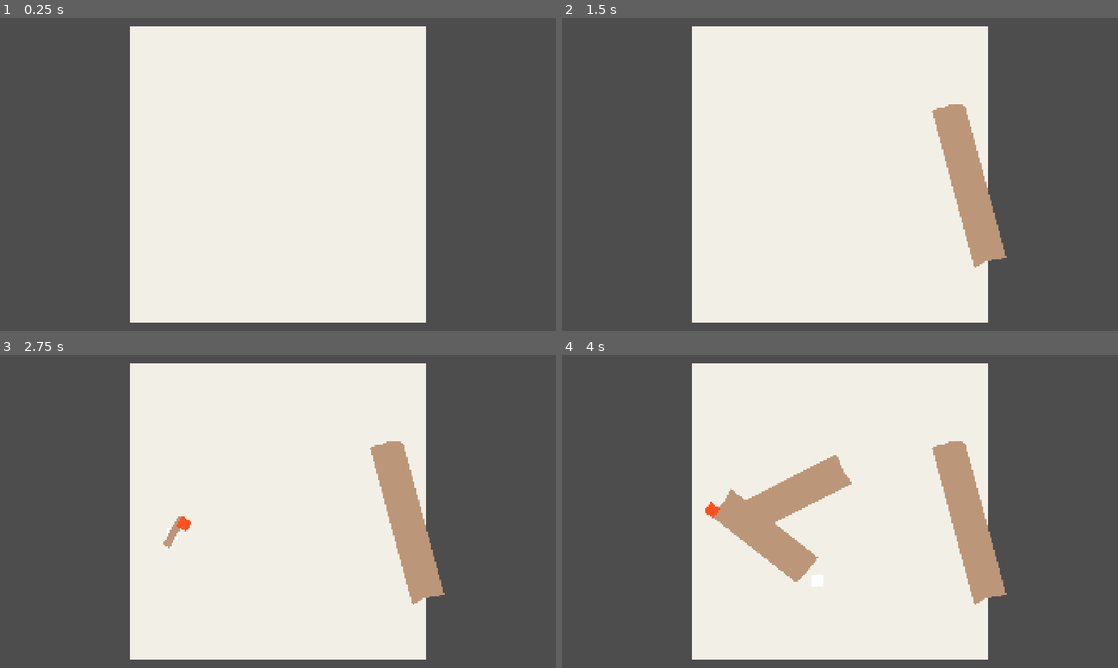
Above: before the commit, frames 1-4 (two rows, left to right).
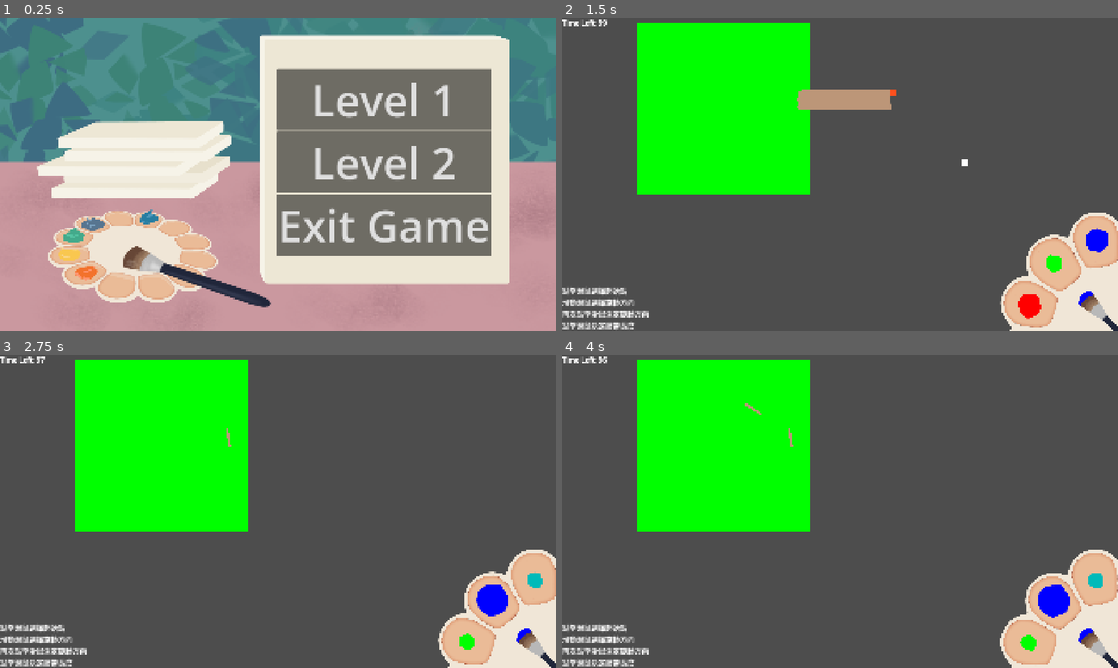
Above: after the commit, the same moments.

Repository: peterho2022/GGJ26TeamG
Game: Godot game, scene res://Scenes/MenuScene.tscn
Two runs of this game, one before a commit and one after it. Both use one fixed random seed, a clock stepped at 60 frames per second and the inputs below. Before the commit the project starts from res://MuryanTest/main.tscn. The engine's default icon, where the game draws it, is replaced by a stand-in: a white triangle on a blue panel in a dark square.
Inputs (mouse positions are in pixels of both pictures, inside the frame that each line leads up to):
- Up to frame 1 (0.25 s): no input
- Up to frame 2 (1.5 s): click (945, 99) at 0.5 s, where only the run after the commit has a clickable "Level 1"; tap Enter (commit_color) at 1.25 s; move the mouse to (962, 158) at 1.27 s; hold Enter (commit_color) from 1.28 s (still down); click (962, 158) at 1.42 s
- Up to frame 3 (2.75 s): tap Space (ui_select) at 1.52 s; release Enter (commit_color) at 2 s; drag from (166, 527) to (250, 574) at 2.02 s
- Up to frame 4 (4 s): move the mouse to (895, 442) at 2.77 s; tap T at 2.85 s; click (895, 442) at 2.92 s; drag from (812, 574) to (673, 464) at 3.52 s

The runs differ from the first frame. In frame 1, 86% of the frame differs, in the area x 0-100%, y 0-100%; in frame 2, 64%; in frame 3, 64%; in frame 4, 64%.

Commit message:
feat: Bridge basic gameflow

Diff:
--- a/Autoload/GameManager.gd
+++ b/Autoload/GameManager.gd
@@ -1,10 +1,13 @@
 extends Node
 
-
 var level_list: Array[String] = [
-	"res://Scenes/TestLevel1.tscn",
+	"res://Scenes/GameScene.tscn",
 	"res://Scenes/TestLevel2.tscn",
 ]
+
+signal on_tape_start
+signal on_tape_end
+signal on_commit_tape
 
 # 固定場景的路徑 (先填好你的選單和結局路徑)
 var menu_scene_path: String = "res://Scenes/MenuScene.tscn"
@@ -84,3 +87,12 @@
 		return "C"
 	else:
 		return "D"
+
+func tape_start():
+	on_tape_start.emit()
+
+func tape_end(length):
+	total_tape_length += length
+
+func commit_tape():
+	on_commit_tape.emit()
--- a/MuryanTest/canvas.gd
+++ b/MuryanTest/canvas.gd
@@ -1,4 +1,6 @@
 extends Node2D
+
+class_name Canvas
 
 signal start_tape(mouse_global_position: Vector2)
 signal change_tape_length(length: float)
--- a/MuryanTest/decoration.gd
+++ b/MuryanTest/decoration.gd
@@ -5,23 +5,29 @@
 @export var canvas: Node2D
 var tape_is_finished: bool = false
 
+var last_length = 0
+
 func _ready() -> void:
 	canvas.start_tape.connect(func(pos:Vector2):
 		tape_manager.tape_height = canvas.tape_width_px
 		tape_manager.show_hand_start()
 		tape_manager.place_start_point(pos)
 		tape_is_finished = false
+		GameManager.tape_start()
 		)
 	canvas.change_tape_length.connect(func(length):
 		tape_manager.current_tape.size.x = length
+		last_length = length
 		)
 	canvas.end_tape.connect(func():
 		tape_is_finished = true
 		tape_manager.remove_hand_end()
 		tape_manager.hide_hand_start()
+		GameManager.tape_end(last_length)
 		)
 	canvas.commit_finished.connect(func():
 		tape_manager.clear_tape()
+		GameManager.commit_tape()
 		)
 func _process(delta: float) -> void:
 	if not tape_is_finished:
--- a/Scenes/CountdownTimer.gd
+++ b/Scenes/CountdownTimer.gd
@@ -1,4 +1,6 @@
 extends Control
+
+class_name CountdownTimer
 
 @export var prefix: String
 @export var duration_sec: float = 10.0   # 到期時間（秒）
--- a/Scenes/EndScene.tscn
+++ b/Scenes/EndScene.tscn
@@ -1,19 +1,29 @@
 [gd_scene format=3 uid="uid://brxg4a3asflvk"]
 
 [ext_resource type="Script" uid="uid://b0retoaklol8q" path="res://Scenes/end.gd" id="1_ryui2"]
-[ext_resource type="Texture2D" uid="uid://ttqb4fkqj4kg" path="res://Scenes/19358353_Cheese_Bread.jpg" id="2_fxskr"]
 
 [sub_resource type="LabelSettings" id="LabelSettings_fxskr"]
+font_size = 64
 
 [sub_resource type="LabelSettings" id="LabelSettings_ckv4c"]
+font_size = 64
 
-[node name="EndScene" type="Node2D" unique_id=982691231]
+[node name="EndScene" type="Control" unique_id=2141853151]
+layout_mode = 3
+anchors_preset = 15
+anchor_right = 1.0
+anchor_bottom = 1.0
+grow_horizontal = 2
+grow_vertical = 2
 script = ExtResource("1_ryui2")
 
 [node name="Background" type="TextureRect" parent="." unique_id=726113557]
-offset_right = 40.0
-offset_bottom = 40.0
-texture = ExtResource("2_fxskr")
+layout_mode = 1
+anchors_preset = 15
+anchor_right = 1.0
+anchor_bottom = 1.0
+grow_horizontal = 2
+grow_vertical = 2
 
 [node name="VBoxContainer" type="VBoxContainer" parent="Background" unique_id=1268711606]
 layout_mode = 1
@@ -29,11 +39,14 @@
 grow_vertical = 0
 
 [node name="Button" type="Button" parent="Background/VBoxContainer" unique_id=245033056]
+custom_minimum_size = Vector2(500, 150)
 layout_mode = 2
 size_flags_horizontal = 4
+theme_override_font_sizes/font_size = 64
 text = "Back to Menu"
 
 [node name="VBoxContainer2" type="VBoxContainer" parent="Background" unique_id=1408652955]
+custom_minimum_size = Vector2(500, 300)
 layout_mode = 1
 anchors_preset = 8
 anchor_left = 0.5
@@ -48,13 +61,17 @@
 grow_vertical = 2
 
 [node name="ScoreLabel" type="Label" parent="Background/VBoxContainer2" unique_id=1266733815]
+custom_minimum_size = Vector2(0, 100)
 layout_mode = 2
+theme_override_font_sizes/font_size = 0
 text = "0"
 label_settings = SubResource("LabelSettings_fxskr")
 horizontal_alignment = 1
 
 [node name="RankLabel" type="Label" parent="Background/VBoxContainer2" unique_id=772750292]
+custom_minimum_size = Vector2(0, 100)
 layout_mode = 2
+theme_override_font_sizes/font_size = 0
 text = "A"
 label_settings = SubResource("LabelSettings_ckv4c")
 horizontal_alignment = 1
--- a/Scenes/GameScene.tscn
+++ b/Scenes/GameScene.tscn
@@ -1,14 +1,19 @@
 [gd_scene format=3 uid="uid://cqne4fbxwj7s1"]
 
 [ext_resource type="PackedScene" uid="uid://usjhj47xc03v" path="res://Scenes/ColorPalette.tscn" id="1_3mbwn"]
-[ext_resource type="Script" uid="uid://ddqo6612a0gdx" path="res://Scenes/ColorPaletteTest.gd" id="1_lohlh"]
+[ext_resource type="Script" uid="uid://583fs8a7oadf" path="res://Scenes/GameSceneController.gd" id="1_kilg5"]
 [ext_resource type="PackedScene" uid="uid://yb7yjlml87ml" path="res://Scenes/HintText.tscn" id="2_jwv4s"]
 [ext_resource type="PackedScene" uid="uid://cr1xd40m6c63g" path="res://Scenes/CountdownTimer.tscn" id="3_lohlh"]
 [ext_resource type="PackedScene" uid="uid://blc1ihyn1ej04" path="res://Scenes/canvas_layer.tscn" id="4_jwv4s"]
 [ext_resource type="PackedScene" uid="uid://jid3ns4n5sbs" path="res://MuryanTest/main.tscn" id="6_kilg5"]
+[ext_resource type="PackedScene" uid="uid://brxg4a3asflvk" path="res://Scenes/EndScene.tscn" id="6_x6js8"]
 
-[node name="GameScene" type="Node2D" unique_id=512451013]
-script = ExtResource("1_lohlh")
+[node name="GameScene" type="Node2D" unique_id=512451013 node_paths=PackedStringArray("countdownTimer", "color_palette", "end_scene")]
+script = ExtResource("1_kilg5")
+colorLayers = Array[Color]([Color(1, 0, 0, 1), Color(0, 1, 0, 1), Color(0, 0, 1, 1), Color(3.3691526e-06, 0.73024744, 0.72408795, 1), Color(0.8457027, 0.0009647328, 0.90615726, 1)])
+countdownTimer = NodePath("CanvasLayer/CountdownTimer")
+color_palette = NodePath("CanvasLayer/ColorPalette")
+end_scene = NodePath("CanvasLayer/EndScene")
 
 [node name="CanvasLayer" parent="." unique_id=1475209388 instance=ExtResource("4_jwv4s")]
 
@@ -31,4 +36,8 @@
 
 [node name="CountdownTimer" parent="CanvasLayer" unique_id=307437381 instance=ExtResource("3_lohlh")]
 
+[node name="EndScene" parent="CanvasLayer" unique_id=2141853151 instance=ExtResource("6_x6js8")]
+visible = false
+
 [node name="Main" parent="." unique_id=1294165700 instance=ExtResource("6_kilg5")]
+scale = Vector2(0.58, 0.58)
--- /dev/null
+++ b/Scenes/GameSceneController.gd
@@ -0,0 +1,40 @@
+extends Node2D
+
+@export var totalTime : float = 99
+@export var colorLayers : Array[Color]
+
+@export var countdownTimer : CountdownTimer
+@export var color_palette : ColorPaletteController
+@export var end_scene : EndScene
+
+var canvas : Canvas
+var current_index = 0
+
+# Called when the node enters the scene tree for the first time.
+func _ready() -> void:
+	GameManager.on_tape_start.connect(_on_tape_start)
+	GameManager.on_tape_end.connect(_on_tape_end)
+	GameManager.on_commit_tape.connect(_on_commit_tape)
+
+	color_palette.setup(colorLayers)
+	countdownTimer.start(totalTime)
+
+	canvas = $Main/Canvas
+	canvas.current_color_array = colorLayers
+
+	current_index = 0
+
+func _on_tape_start():
+	pass
+
+func _on_tape_end():
+	pass
+
+func _on_commit_tape():
+	current_index += 1
+	if current_index < len(colorLayers):
+		color_palette.next_color()
+	else:
+		end_scene.visible = true
+		# GameManager._go_to_end_scene()
+	pass
--- a/Scenes/end.gd
+++ b/Scenes/end.gd
@@ -1,5 +1,6 @@
 extends Node
 
+class_name EndScene
 
 @onready var score_label = $Background/VBoxContainer2/ScoreLabel
 @onready var rank_label = $Background/VBoxContainer2/RankLabel
--- a/project.godot
+++ b/project.godot
@@ -11,13 +11,12 @@
 [application]
 
 config/name="GGJ26TeamG"
-run/main_scene="uid://jid3ns4n5sbs"
+run/main_scene="uid://cabi42rfhbvom"
 config/features=PackedStringArray("4.6", "GL Compatibility")
 config/icon="res://icon.svg"
 
 [autoload]
 
-AudioManagerInstance="*uid://cyfglycg4eg1n"
 GameManager="*uid://0dxyu28astp1"
 AudioManager="*uid://cyfglycg4eg1n"
 
Not shown, added: Scenes/GameSceneController.gd.uid
